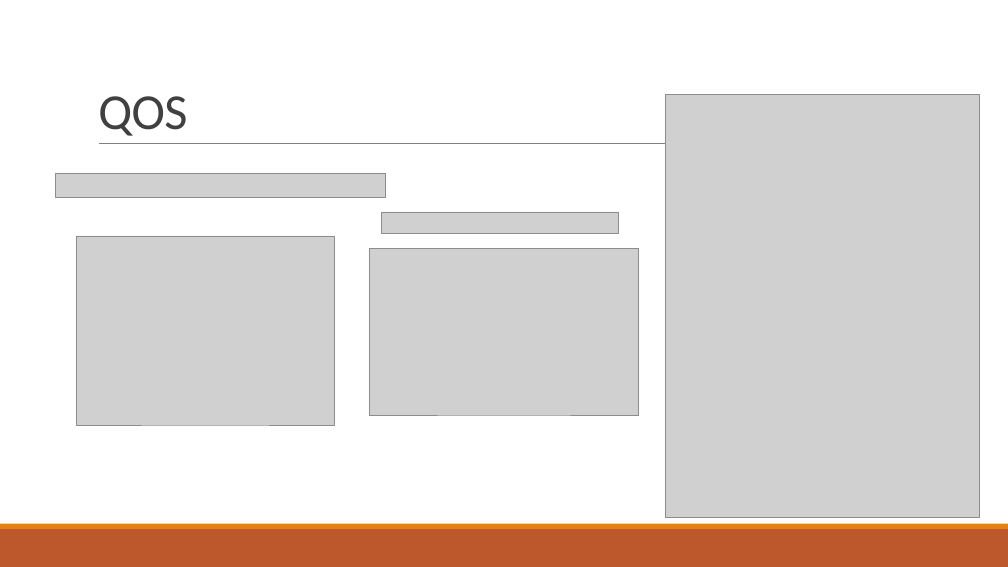
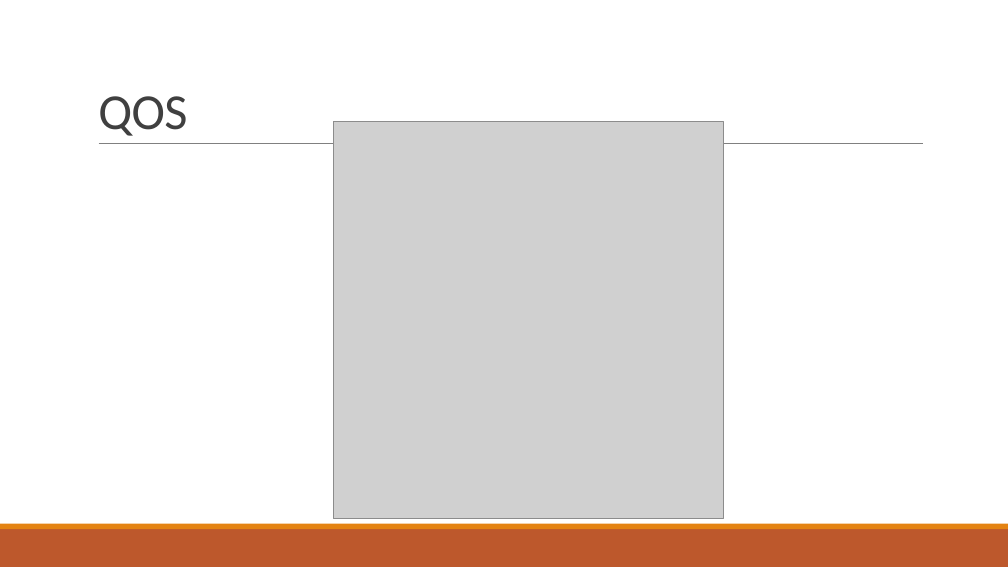
Before and after one commit to pound03/FRA361-ROBOTICS-STUDIO-IV-OPEN-TOPICS, a slide deck: slide 6 of doc/scrum/scrum2/scurm 3.pptx (slide 3 before the commit). Drawn at 1008x567 pixels with LibreOffice and Linux fonts; fonts in the diff are those of the drawing; grey boxes stand for pictures. Boxes give left, top, right and bottom in pixels: in the first picture for what was removed or moved away, otherwise in the second. Text is boxed around its words. In the diff, an @@ line names an element or a change of style, - is before the commit and + after.

```diff
--- a/doc/scrum/scrum2/scurm 3.pptx
+++ b/doc/scrum/scrum2/scurm 3.pptx
@@ picture removed at (x1=665, y1=95, x2=980, y2=517) @@
@@ picture added at (x1=333, y1=122, x2=724, y2=520) @@
@@ picture removed at (x1=55, y1=173, x2=386, y2=197) @@
@@ picture removed at (x1=76, y1=236, x2=335, y2=425) @@
@@ picture removed at (x1=382, y1=212, x2=619, y2=233) @@
@@ picture removed at (x1=370, y1=248, x2=639, y2=415) @@
```
Also in this commit, not shown: 12 slides added, 3 slides removed, 2 other files.
